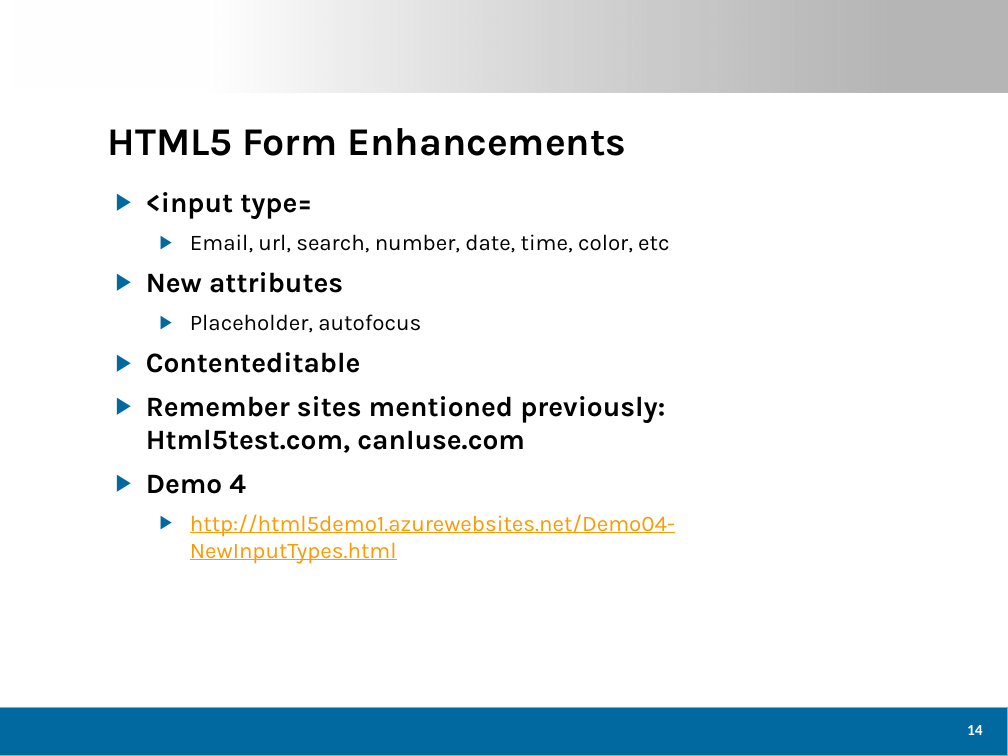
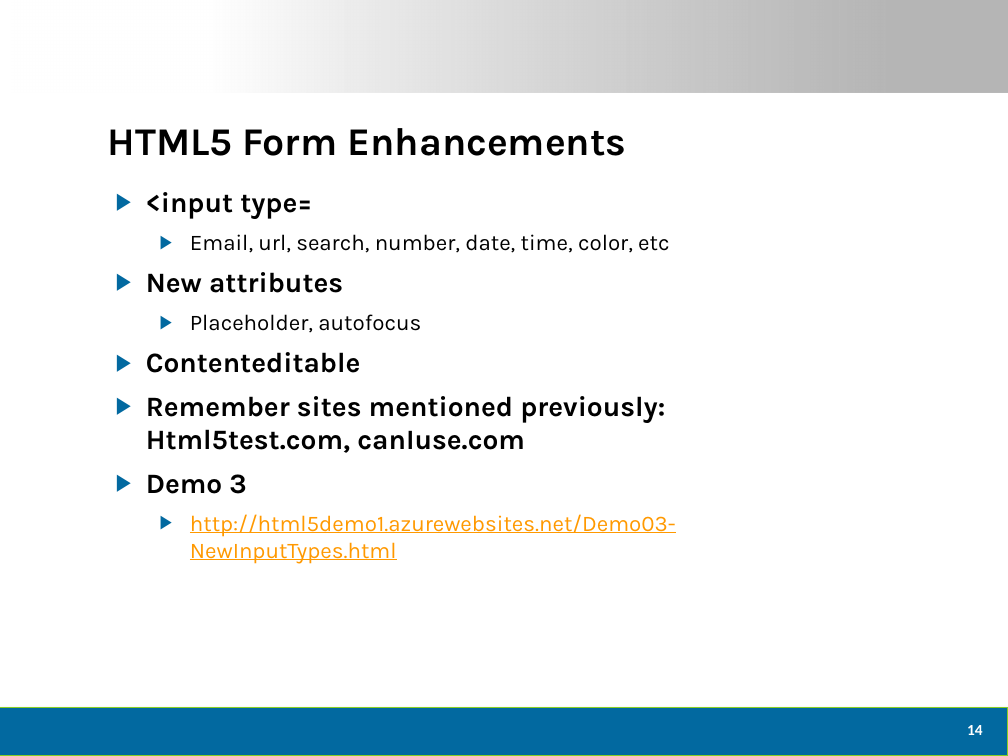
Before and after one commit to dtomyn/HTML5Demo1, a slide deck: slide 15 of Docs/2012 - Live360 Event Review (NEWER).pptx. Drawn at 1008x756 pixels with LibreOffice and Linux fonts; fonts in the diff are those of the drawing; background and template pictures are left out. Boxes give left, top, right and bottom in pixels: in the first picture for what was removed or moved away, otherwise in the second. Text is boxed around its words. In the diff, an @@ line names an element or a change of style, - is before the commit and + after.

```diff
--- a/Docs/2012 - Live360 Event Review (NEWER).pptx
+++ b/Docs/2012 - Live360 Event Review (NEWER).pptx
@@ text at bbox=[146, 474, 676, 564]: text changed @@
-▶ Demo 4
-  ▶ http://html5demo1.azurewebsites.net/Demo04-NewInputTypes.html
+▶ Demo 3
+  ▶ http://html5demo1.azurewebsites.net/Demo03-NewInputTypes.html
```
Also in this commit, not shown: 5 other slides changed, 5 other files.
